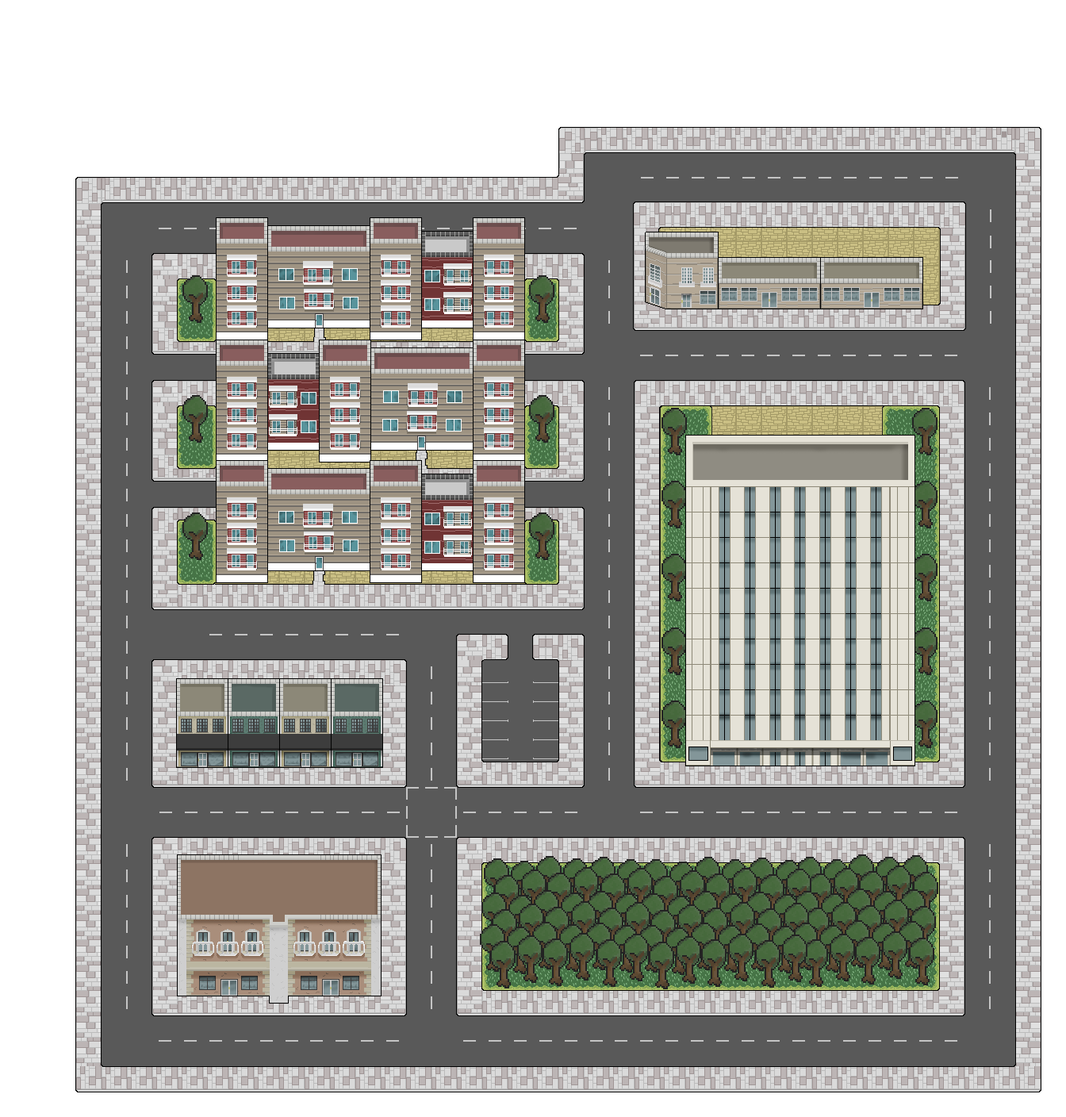
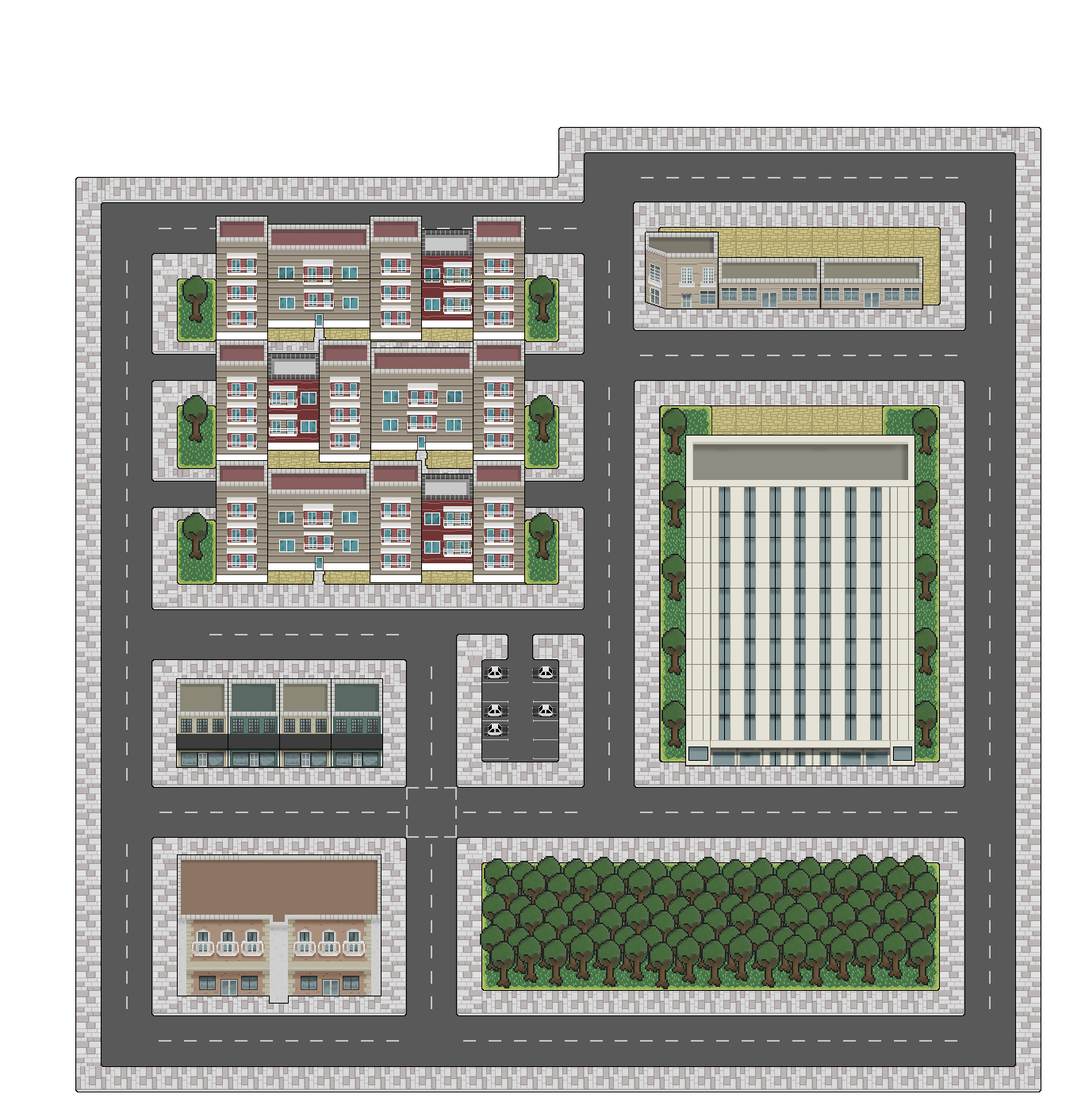
Layers edited between the first and the second 1066 × 1117 image:
added layer "Layer 5" in group "First set of buildings" over bbox(215, 215, 526, 279)
painted on "building 3" over bbox(215, 217, 526, 281)
showed group "parking" (1 layers) over bbox(484, 666, 558, 737)
